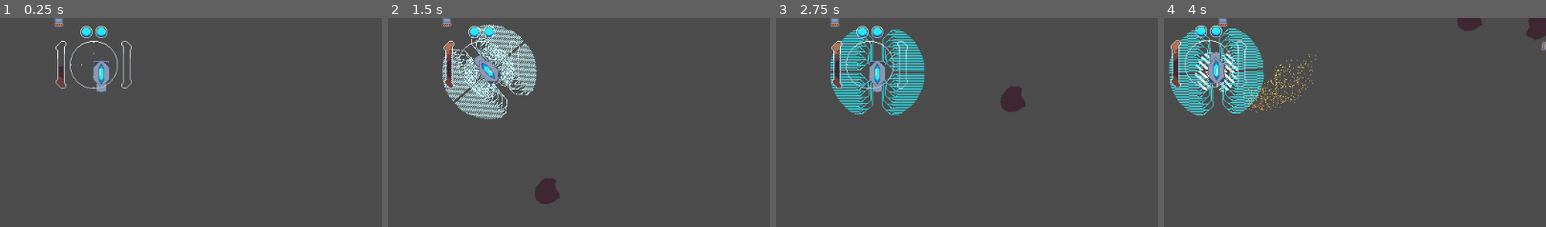
Above: before the commit, frames 1-4 (left to right).
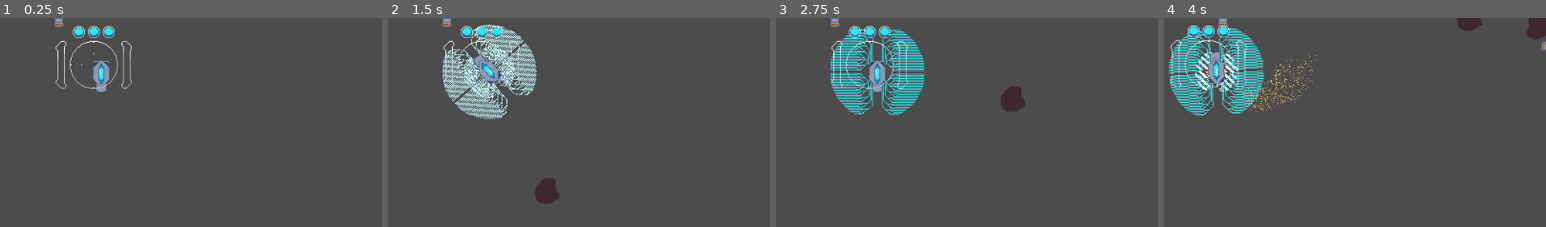
Above: after the commit, the same moments.

Repository: UnwarySage/Subthermal
Game: Godot game, scene res://level/Main.tscn
Two runs of this game, one before a commit and one after it. Both use one fixed random seed, a clock stepped at 60 frames per second and the inputs below.
Inputs:
- Up to frame 1 (0.25 s): no input
- Up to frame 2 (1.5 s): tap Enter at 0.5 s; hold D (player_turn_right) 0.53-1.28 s; hold Space (player_deploy_mesh) 0.53-1.28 s; hold Down (player_brake) from 1.28 s (still down); tap Space (player_deploy_mesh) at 1.35 s
- Up to frame 3 (2.75 s): release Down (player_brake) at 2.03 s; hold D (player_turn_right) from 2.03 s (still down); hold Space (player_deploy_mesh) from 2.03 s (still down)
- Up to frame 4 (4 s): release D (player_turn_right) at 2.78 s; release Space (player_deploy_mesh) at 2.78 s; hold W (player_forward) 2.78-3.53 s; tap Space (player_deploy_mesh) at 2.85 s; hold A (player_turn_left) from 3.53 s (still down); hold Space (player_deploy_mesh) from 3.53 s (still down)
The pictures show only the part of the screen within x 39-89%, y 50-100%; the shares and areas given below are measured in that part.

The runs differ from the first frame. In frame 1, 0.7% of the frame differs, in the area x 15-30%, y 3-33%; in frame 2, 0.8%; in frame 3, 0.8%, in the area x 15-30%, y 3-34%; in frame 4, 0.8%.

Commit message:
first sound pass
add engine,pickup,hurt,death and deploy noises to player

add lockon noise to reticule

Diff:
--- a/game/entities/cannister/Cannister.gd
+++ b/game/entities/cannister/Cannister.gd
@@ -5,6 +5,7 @@
 	SCOREKEEPER.adjust_score(15)
 	disabled = true
 	self.queue_free()
+	collector.get_node("CollectSound").play()
 
 func _on_VizNote_screen_exited():
 	if(!disabled):
--- a/game/entities/cannister/Cannister.tscn
+++ b/game/entities/cannister/Cannister.tscn
@@ -8,7 +8,7 @@
 custom_solver_bias = 0.0
 extents = Vector2( 6, 9 )
 
-[node name="CannisterBody" type="RigidBody2D" index="0" groups=[
+[node name="CannisterBody" type="RigidBody2D" groups=[
 "cannister",
 ]]
 
--- a/game/entities/player/HeatMesh.gd
+++ b/game/entities/player/HeatMesh.gd
@@ -17,6 +17,7 @@
 		player.emit_signal("mass_updated", player.stored_mass)
 		if(!Input.is_action_pressed("player_deploy_mesh")):
 			$MeshAnim.play("pack")
+			$DeploySound.play()
 			active = false
 			$RepairTimer.stop()
 
@@ -51,3 +52,4 @@
 			player.damage -=1
 			player.stored_mass =0
 			player.emit_signal("life_updated",player.max_health - player.damage)
+			$RepairSound.play()
--- a/game/entities/player/HeatMesh.tscn
+++ b/game/entities/player/HeatMesh.tscn
@@ -1,7 +1,9 @@
-[gd_scene load_steps=6 format=2]
+[gd_scene load_steps=8 format=2]
 
 [ext_resource path="res://entities/player/HeatMesh.gd" type="Script" id=1]
 [ext_resource path="res://entities/player/ship_heat_mesh.png" type="Texture" id=2]
+[ext_resource path="res://entities/player/repair1.wav" type="AudioStream" id=3]
+[ext_resource path="res://entities/player/deploy_mesh.wav" type="AudioStream" id=4]
 
 [sub_resource type="CircleShape2D" id=1]
 
@@ -106,7 +108,7 @@
 "values": [ true, false ]
 }
 
-[node name="MeshArea" type="Area2D" index="0"]
+[node name="MeshArea" type="Area2D"]
 
 show_behind_parent = true
 rotation = 0.242407
@@ -150,6 +152,26 @@
 one_shot = false
 autostart = false
 
+[node name="RepairSound" type="AudioStreamPlayer2D" parent="." index="4"]
+
+stream = ExtResource( 3 )
+volume_db = 0.0
+autoplay = false
+max_distance = 2000.0
+attenuation = 1.0
+bus = "Master"
+area_mask = 1
+
+[node name="DeploySound" type="AudioStreamPlayer2D" parent="." index="5"]
+
+stream = ExtResource( 4 )
+volume_db = 0.0
+autoplay = true
+max_distance = 2000.0
+attenuation = 1.0
+bus = "Master"
+area_mask = 1
+
 [connection signal="body_entered" from="." to="." method="_on_MeshArea_body_entered"]
 
 [connection signal="body_exited" from="." to="." method="_on_MeshArea_body_exited"]
--- a/game/entities/player/Ship.gd
+++ b/game/entities/player/Ship.gd
@@ -17,10 +17,10 @@
 onready var max_health = stat_max_health
 onready var max_mass = stat_max_mass
 onready var temperature = 0
-onready var damage = 1
+onready var damage = 0
 onready var immobile = false
 onready var dead = false
-onready var stored_mass = 60
+onready var stored_mass = 0
 
 signal overheated
 signal heat_updated
@@ -88,6 +88,8 @@
 	var pos = ($EngineTarget.global_position - self.global_position)
 	self.applied_force= pos * -1
 	self.temperature += engine_heat
+	if(!$EngineSound.playing):
+		$EngineSound.play()
 
 
 func fire_thruster(strength):
@@ -107,10 +109,12 @@
 func accept_damage(damage_amount):
 	damage += damage_amount
 	emit_signal("life_updated", max_health-damage)
+	$HitSound.play()
 	if (damage >= max_health and !dead):
 		emit_signal("player_died")
 		dead = true
 		$DeathTimer.start()
+		$DeathSound.play()
 
 
 func _on_DeathTimer_timeout():
--- a/game/entities/player/Ship.tscn
+++ b/game/entities/player/Ship.tscn
@@ -11,6 +11,10 @@
 [ext_resource path="res://entities/player/ship_ui_background.png" type="Texture" id=9]
 [ext_resource path="res://entities/player/temperature_gauge_outer.png" type="Texture" id=10]
 [ext_resource path="res://entities/player/temperature_gauge_inner.png" type="Texture" id=11]
+[ext_resource path="res://entities/player/impact1.wav" type="AudioStream" id=12]
+[ext_resource path="res://entities/player/death.wav" type="AudioStream" id=13]
+[ext_resource path="res://entities/player/pickup.wav" type="AudioStream" id=14]
+[ext_resource path="res://entities/player/engine_fire.wav" type="AudioStream" id=15]
 
 [sub_resource type="CapsuleShape2D" id=1]
 
@@ -332,7 +336,7 @@
 [node name="DeathTimer" type="Timer" parent="." index="7"]
 
 process_mode = 1
-wait_time = 1.0
+wait_time = 3.0
 one_shot = false
 autostart = false
 
@@ -340,6 +344,46 @@
 
 rect = Rect2( -10, -10, 20, 20 )
 
+[node name="HitSound" type="AudioStreamPlayer2D" parent="." index="9"]
+
+stream = ExtResource( 12 )
+volume_db = 0.0
+autoplay = false
+max_distance = 2000.0
+attenuation = 1.0
+bus = "Master"
+area_mask = 1
+
+[node name="DeathSound" type="AudioStreamPlayer2D" parent="." index="10"]
+
+stream = ExtResource( 13 )
+volume_db = 0.0
+autoplay = false
+max_distance = 2000.0
+attenuation = 1.0
+bus = "Master"
+area_mask = 1
+
+[node name="CollectSound" type="AudioStreamPlayer2D" parent="." index="11"]
+
+stream = ExtResource( 14 )
+volume_db = 0.0
+autoplay = false
+max_distance = 2000.0
+attenuation = 1.0
+bus = "Master"
+area_mask = 1
+
+[node name="EngineSound" type="AudioStreamPlayer2D" parent="." index="12"]
+
+stream = ExtResource( 15 )
+volume_db = -15.0
+autoplay = false
+max_distance = 2000.0
+attenuation = 1.0
+bus = "Master"
+area_mask = 1
+
 [connection signal="body_entered" from="." to="." method="_on_ShipBody_body_entered"]
 
 [connection signal="heat_updated" from="." to="Follower/HUD" method="_on_ShipBody_heat_updated"]
--- a/game/entities/reticule/Reticule.gd
+++ b/game/entities/reticule/Reticule.gd
@@ -9,6 +9,7 @@
 
 func _ready():
 	_set_diameter(max_viz_distance)
+
 
 func increment_lock():
 	present_lock += lock_rate
--- a/game/entities/reticule/Reticule.tscn
+++ b/game/entities/reticule/Reticule.tscn
@@ -1,10 +1,11 @@
-[gd_scene load_steps=4 format=2]
+[gd_scene load_steps=5 format=2]
 
 [ext_resource path="res://entities/reticule/Reticule.gd" type="Script" id=1]
 [ext_resource path="res://entities/reticule/Shell.tscn" type="PackedScene" id=2]
 [ext_resource path="res://entities/reticule/reticule.png" type="Texture" id=3]
+[ext_resource path="res://entities/reticule/lockon1.wav" type="AudioStream" id=4]
 
-[node name="ReticulePosition" type="Node2D"]
+[node name="ReticulePosition" type="Node2D" index="0"]
 
 script = ExtResource( 1 )
 max_viz_distance = 120.0
@@ -25,3 +26,13 @@
 _sections_unfolded = [ "Transform" ]
 
 [node name="ShellPos" type="Position2D" parent="." index="2"]
+
+[node name="AudioStreamPlayer2D" type="AudioStreamPlayer2D" parent="." index="3"]
+
+stream = ExtResource( 4 )
+volume_db = 0.0
+autoplay = true
+max_distance = 2000.0
+attenuation = 1.0
+bus = "Master"
+area_mask = 1
Not shown: 1 places in game/entities/player/Ship.tscn that only renumber resources
Not shown, added: game/entities/player/death.wav.import
Not shown, added: game/entities/player/deploy_mesh.wav.import
Not shown, added: game/entities/player/engine_fire.wav.import
Not shown, added: game/entities/player/impact1.wav.import
Not shown, added: game/entities/player/impact2.wav.import
Not shown, added: game/entities/player/impact3.wav.import
Not shown, added: game/entities/player/pickup.wav.import
Not shown, added: game/entities/player/repair1.wav.import
Not shown, added: game/entities/reticule/lockon1.wav.import
Not shown, added: game/entities/reticule/lockon2.wav.import
Not shown, added: game/entities/player/death.wav
(and 9 more such lines)
